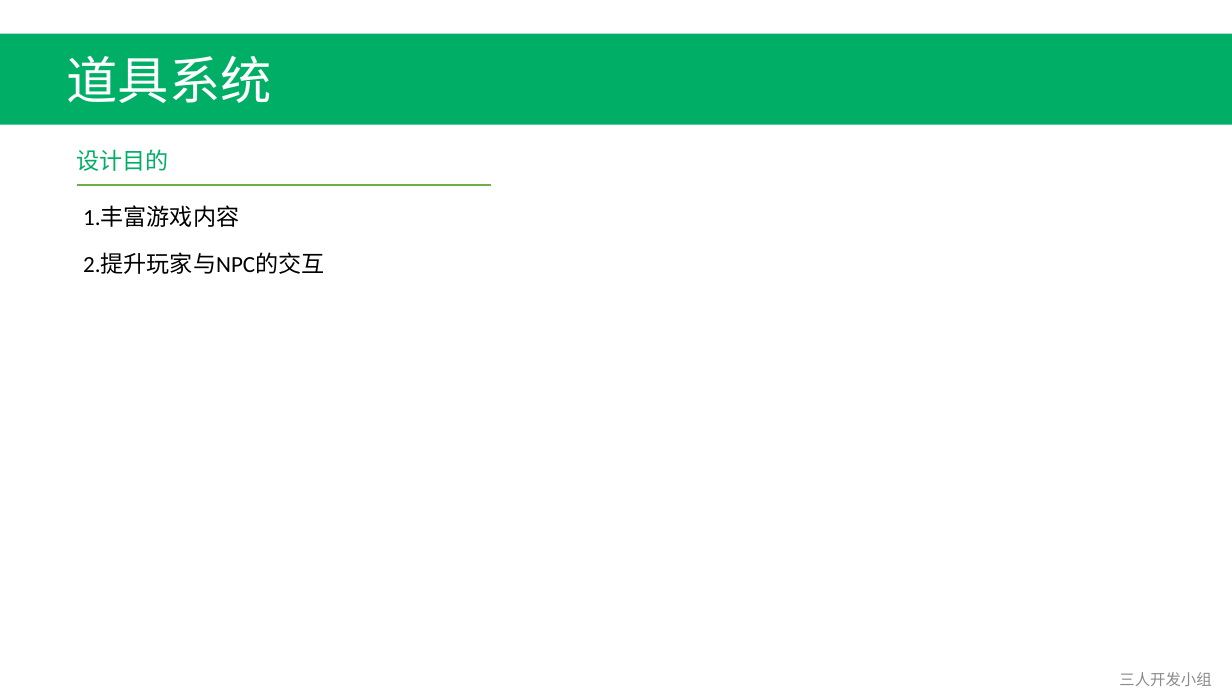
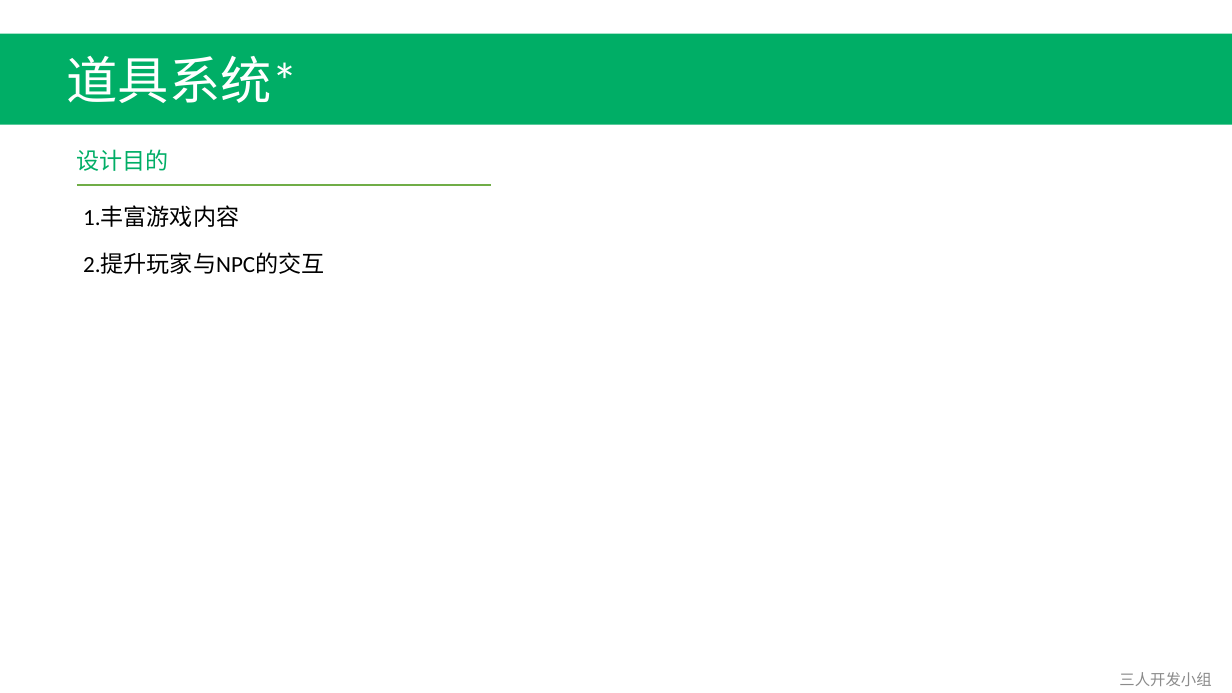
Before and after one commit to Fordebt/Give-me-my-money, a slide deck: slide 2 of 系统.pptx. Drawn at 1232x693 pixels with LibreOffice and Linux fonts; fonts in the diff are those of the drawing. Boxes give left, top, right and bottom in pixels: in the first picture for what was removed or moved away, otherwise in the second. Text is boxed around its words. In the diff, an @@ line names an element or a change of style, - is before the commit and + after.

```diff
--- a/系统.pptx
+++ b/系统.pptx
@@ text at [67,56,298,103]: text changed @@
-道具系统
+道具系统*
```
Also in this commit, not shown: 4 other slides changed, 1 slide added, 3 other files.
